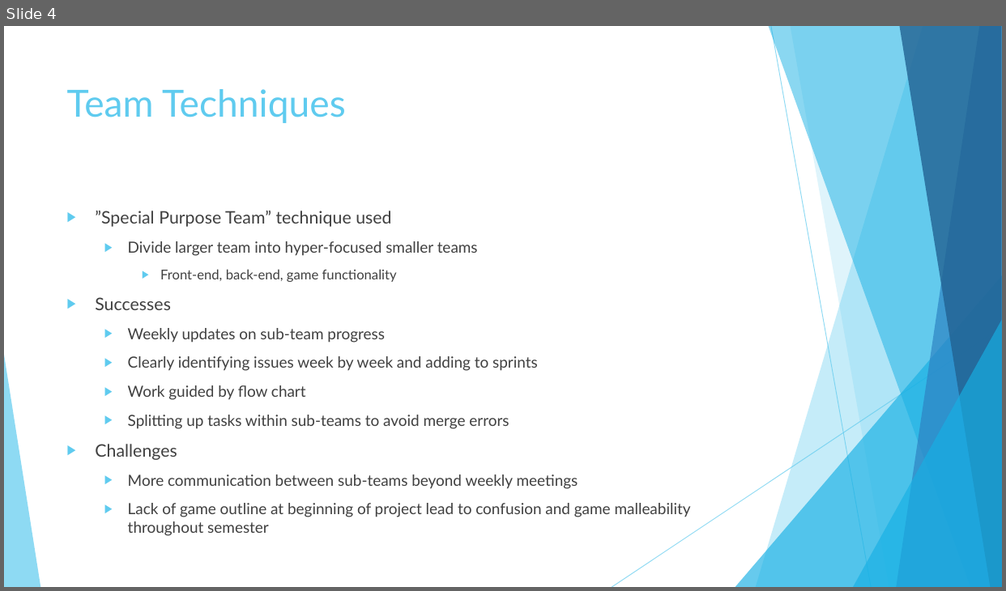
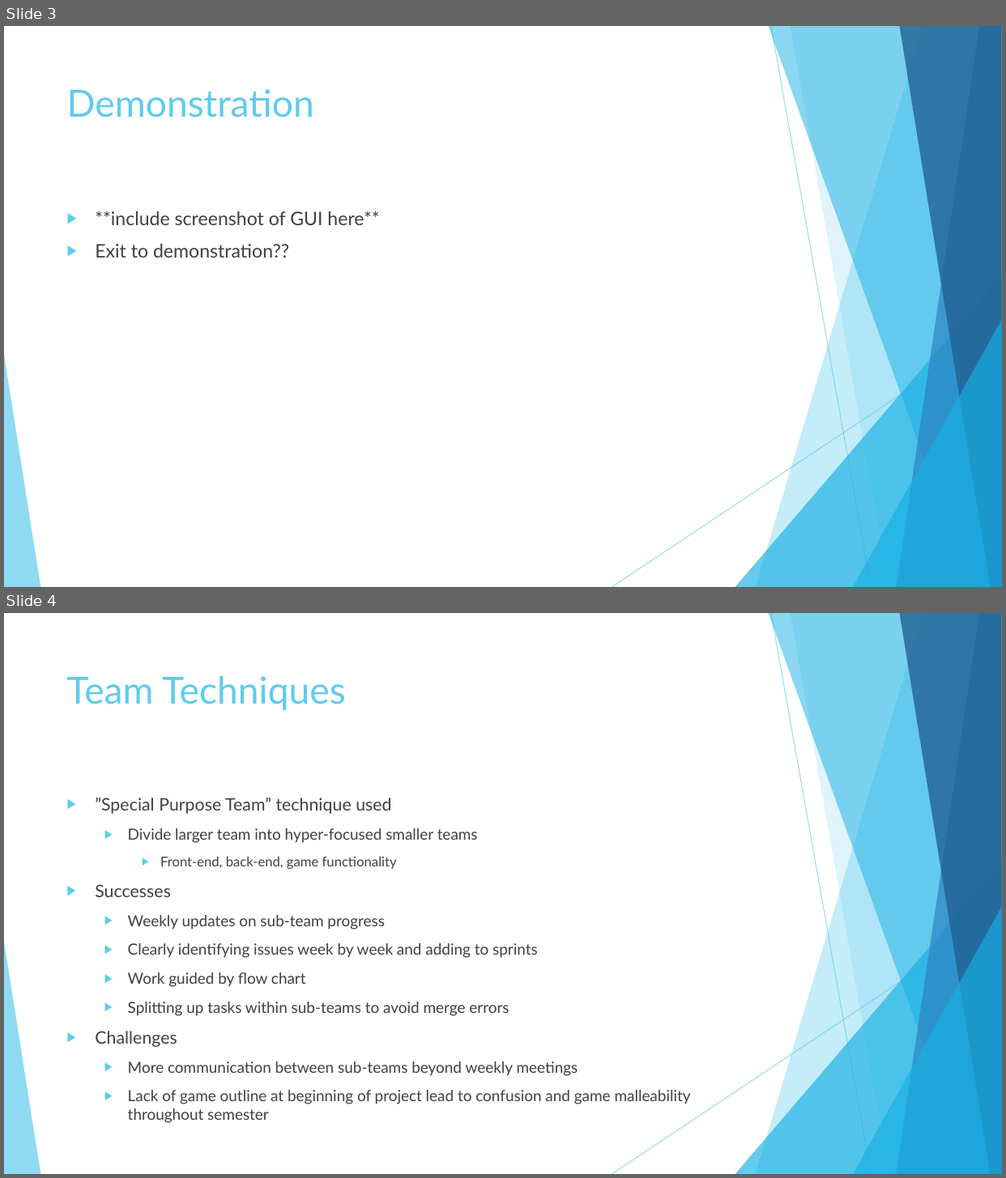
Before and after one commit to fazeelabbasi/CRASH, a slide deck: docs/CMPE 320 Final Group Presentation.pptx. Shown one above the other, each under a label of ours: slide 4 before the commit, slides 3 and 4 after it. The pictures are 1006x591 and 1006x1178 pixels, drawn with LibreOffice and Linux fonts; fonts in the diff are those of the drawing. Boxes give left, top, right and bottom in pixels: in the first picture for what was removed or moved away, otherwise in the second. Text is boxed around its words. In the diff, an @@ line names an element or a change of style, - is before the commit and + after.

```diff
--- a/docs/CMPE 320 Final Group Presentation.pptx
+++ b/docs/CMPE 320 Final Group Presentation.pptx
@@ slide 3 added at (4,26,1002,587), background #FFFFFF; not listed: 10 template elements that a slide beside it also shows @@
@@ title added at (67,89,314,118), 36 pt, text #5FCBEF @@
+Demonstration
@@ text added at (95,211,379,258), 18 pt, text #404040 @@
+▶ **include screenshot of GUI here**
+▶ Exit to demonstration??
```
Also in this commit, not shown: 6 slides changed, 2 other slides added, 2 slides removed, 5 other files.
